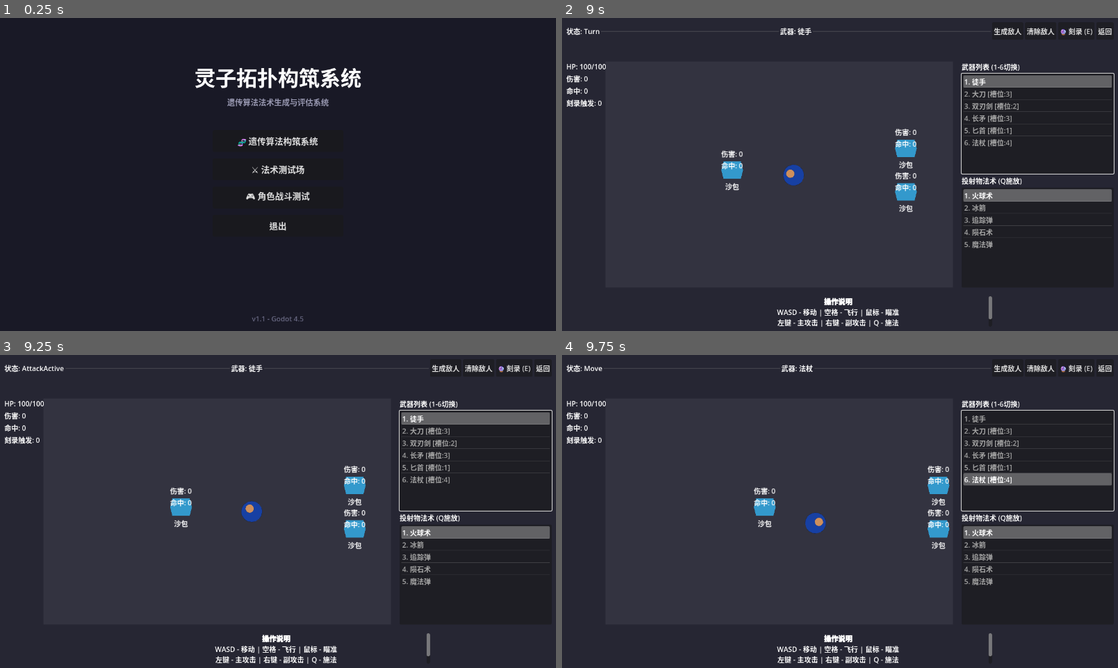
Above: before the commit, frames 1-4 (two rows, left to right).
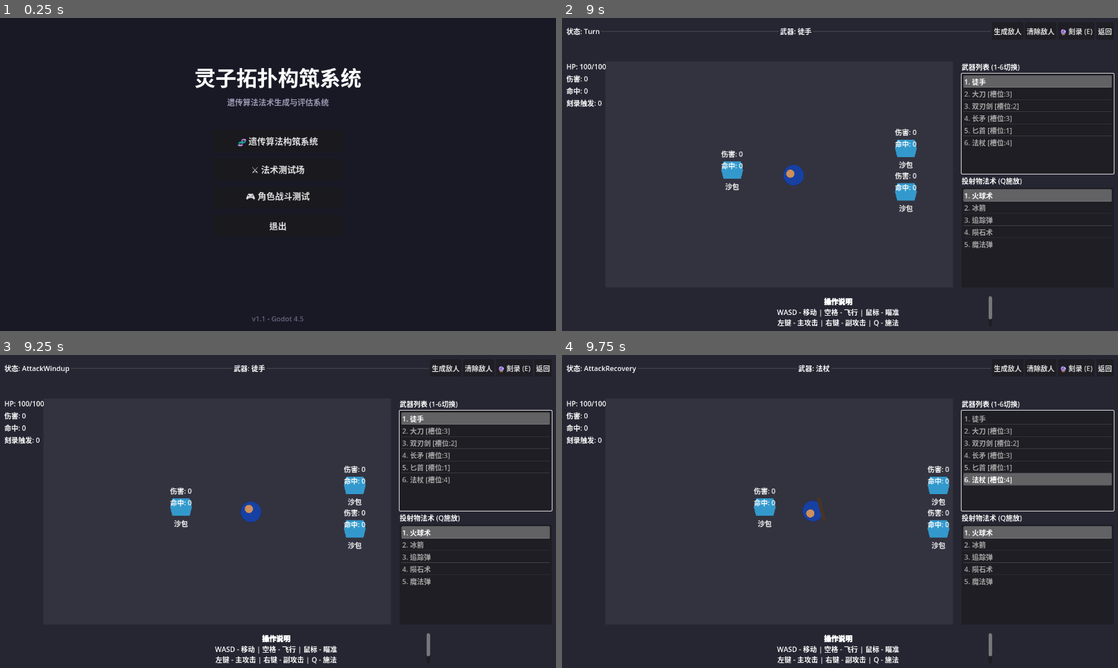
Above: after the commit, the same moments.

Repository: gdszyy/lingzi-topology-system
Game: Godot game, scene res://scenes/main_menu/main_menu.tscn
The game is run twice, just before and just after one commit, with the same random seed, the same clock (stepped at 60 frames per second) and the same inputs.
Inputs (mouse positions are in pixels of both pictures, inside the frame that each line leads up to):
- Up to frame 1 (0.25 s): no input
- Up to frame 2 (9 s): click "🧬 遗传算法构筑系统" at 0.5 s; click "开始进化" at 1.25 s; click "开始进化" at 2 s; click "返回主菜单" at 2.75 s; click "⚔️ 法术测试场" at 3.5 s; click "开始测试" at 4.25 s; click "开始测试" at 5 s; click "单体目标" at 5.75 s; click "重置" at 6.5 s; click "返回主菜单" at 7.25 s; click "🎮 角色战斗测试" at 8 s; tap Enter at 8.75 s; move the mouse to (962, 158) at 8.77 s; hold Right (ui_right) from 8.78 s (still down); tap 1 at 8.85 s; click (962, 158) at 8.92 s
- Up to frame 3 (9.25 s): keep holding Right (ui_right); tap Space at 9.02 s
- Up to frame 4 (9.75 s): move the mouse to (728, 527) at 9.52 s; release Right (ui_right) at 9.53 s; hold Down (ui_down) from 9.53 s (still down); tap 6 at 9.6 s

Frames 1-2 are identical in both runs. In frame 3, 0.2% of the frame differs, in the area x 7-48%, y 3-54%; in frame 4, 0.5%, in the area x 3-49%, y 3-58%.
Error before the commit: Parse Error: Identifier "rest_position" not declared in the current scope. (res://scripts/combat/weapon_physics.gd:49)

Commit message:
fix(combat): 修复weapon_physics.gd中未声明变量的错误
- 移除对已删除的rest_position和target_local_position的引用

Diff:
--- a/scripts/combat/weapon_physics.gd
+++ b/scripts/combat/weapon_physics.gd
@@ -46,7 +46,6 @@
 
 	## WeaponPhysics节点本身不移动，保持在原点
 	## 武器精灵是子节点，已经有自己的位置
-	target_local_position = rest_position
 	target_local_rotation = rest_rotation
 
 func _physics_process(delta: float) -> void:
@@ -58,7 +57,7 @@
 	_apply_constraints()
 	_check_settled_state()
 
-	weapon_position_changed.emit(position, rotation)
+	weapon_position_changed.emit(Vector2.ZERO, rotation)
 
 func _update_weapon_mass() -> void:
 	## 安全地获取武器重量
